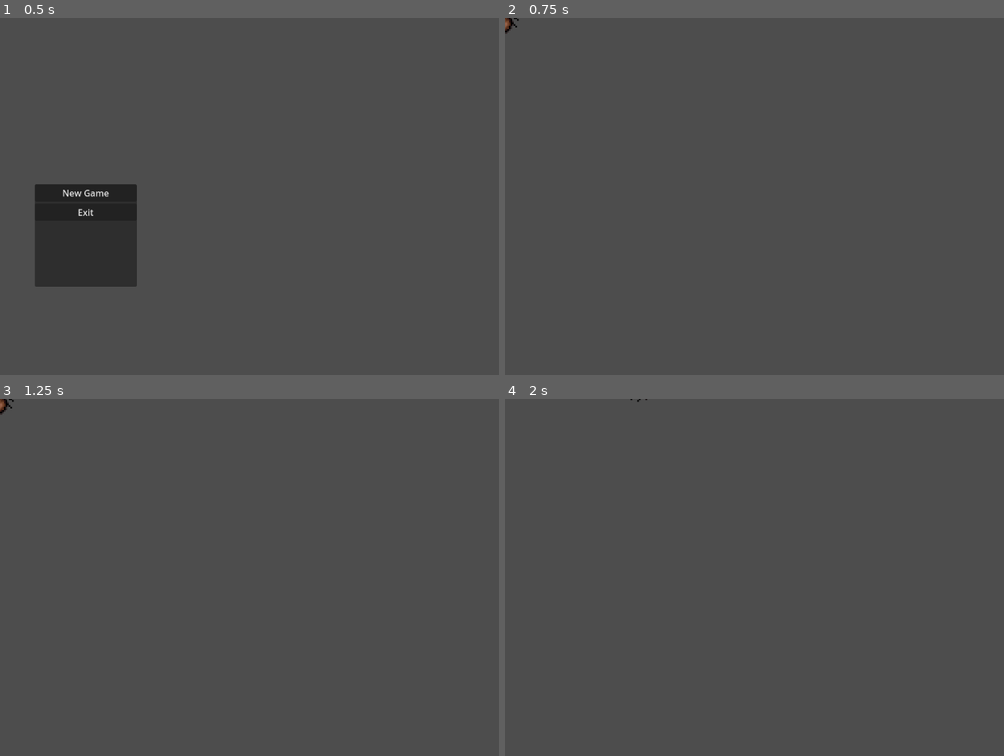
Above: before the commit, frames 1-4 (two rows, left to right).
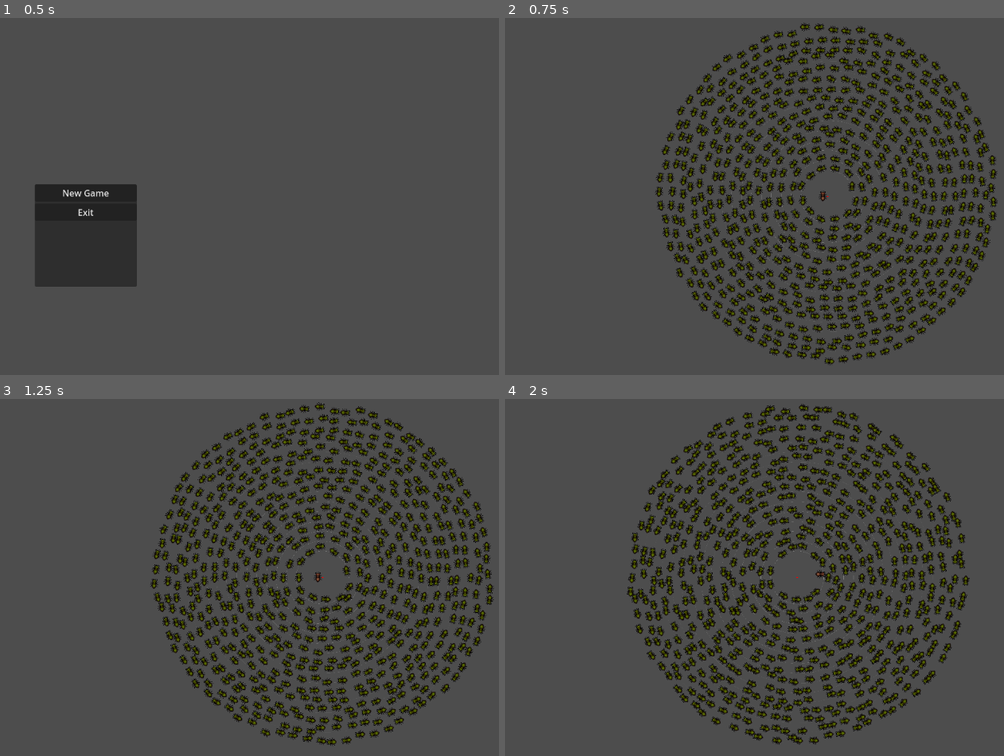
Above: after the commit, the same moments.

Repository: olferuk/gmtk-gamejam-2025
Game: Godot game, scene res://scenes/menus/main_menu.tscn
Same seed, same stepped clock (60 frames per second), same inputs: the game is played once before the commit and once after it.
Inputs:
- Up to frame 1 (0.5 s): no input
- Up to frame 2 (0.75 s): click "New Game" at 0.5 s
- Up to frame 3 (1.25 s): no input
- Up to frame 4 (2 s): hold Right (ui_right) from 1.28 s (still down)

Frame 1 is identical in both runs. In frame 2, 18% of the frame differs, in the area x 0-99%, y 0-98%; in frame 3, 18%, in the area x 0-100%, y 0-98%; in frame 4, 18%.

Commit message:
add ant mill system with circular enemy movement

Diff:
--- a/scenes/game_objects/enemy.tscn
+++ b/scenes/game_objects/enemy.tscn
@@ -1,3 +1,68 @@
-[gd_scene format=3 uid="uid://dv5vu0jlxf873"]
+[gd_scene load_steps=10 format=3 uid="uid://b1nnwiyfy1b5a"]
 
-[node name="Enemy" type="Node2D"]
+[ext_resource type="Texture2D" uid="uid://4f1sq861grep" path="res://vfx/sprite_sheets/Ants.png" id="1_7k104"]
+[ext_resource type="Script" uid="uid://b7dvncg1vquai" path="res://src/enemy.gd" id="2_enemy_script"]
+
+[sub_resource type="AtlasTexture" id="AtlasTexture_3sg7k"]
+atlas = ExtResource("1_7k104")
+region = Rect2(540, 288, 90, 96)
+
+[sub_resource type="AtlasTexture" id="AtlasTexture_mmiis"]
+atlas = ExtResource("1_7k104")
+region = Rect2(630, 288, 90, 96)
+
+[sub_resource type="AtlasTexture" id="AtlasTexture_lwxo6"]
+atlas = ExtResource("1_7k104")
+region = Rect2(540, 288, 90, 96)
+
+[sub_resource type="AtlasTexture" id="AtlasTexture_75w5e"]
+atlas = ExtResource("1_7k104")
+region = Rect2(630, 288, 90, 96)
+
+[sub_resource type="AtlasTexture" id="AtlasTexture_mor4x"]
+atlas = ExtResource("1_7k104")
+region = Rect2(720, 288, 90, 96)
+
+[sub_resource type="SpriteFrames" id="SpriteFrames_pnyev"]
+animations = [{
+"frames": [{
+"duration": 1.0,
+"texture": SubResource("AtlasTexture_3sg7k")
+}, {
+"duration": 1.0,
+"texture": SubResource("AtlasTexture_mmiis")
+}],
+"loop": true,
+"name": &"idle",
+"speed": 3.0
+}, {
+"frames": [{
+"duration": 1.0,
+"texture": SubResource("AtlasTexture_lwxo6")
+}, {
+"duration": 1.0,
+"texture": SubResource("AtlasTexture_75w5e")
+}, {
+"duration": 1.0,
+"texture": SubResource("AtlasTexture_mor4x")
+}],
+"loop": true,
+"name": &"walk",
+"speed": 5.0
+}]
+
+[sub_resource type="CapsuleShape2D" id="CapsuleShape2D_h21u6"]
+radius = 14.0
+height = 56.0
+
+[node name="Enemy" type="CharacterBody2D"]
+script = ExtResource("2_enemy_script")
+
+[node name="AnimatedSprite2D" type="AnimatedSprite2D" parent="."]
+position = Vector2(1, -19)
+sprite_frames = SubResource("SpriteFrames_pnyev")
+animation = &"walk"
+autoplay = "idle"
+
+[node name="CollisionShape2D" type="CollisionShape2D" parent="."]
+shape = SubResource("CapsuleShape2D_h21u6")
--- a/scenes/main.tscn
+++ b/scenes/main.tscn
@@ -1,3 +1,14 @@
-[gd_scene format=3 uid="uid://b6gx4hhc6ifcx"]
+[gd_scene load_steps=3 format=3 uid="uid://b6gx4hhc6ifcx"]
+
+[ext_resource type="Script" uid="uid://dyq87ys8q3u4n" path="res://src/ant_mill.gd" id="1_ant_mill_script"]
+[ext_resource type="PackedScene" uid="uid://choluaobbfxji" path="res://scenes/game_objects/player.tscn" id="2_player_scene"]
 
 [node name="Main" type="Node2D"]
+
+[node name="AntMill" type="Node2D" parent="."]
+script = ExtResource("1_ant_mill_script")
+
+[node name="Player" parent="." instance=ExtResource("2_player_scene")]
+
+[node name="Camera2D" type="Camera2D" parent="Player"]
+zoom = Vector2(0.3, 0.3)
--- /dev/null
+++ b/src/ant_mill.gd
@@ -0,0 +1,87 @@
+extends Node2D
+
+# Ant Mill system - manages concentric circles of ants
+class_name AntMill
+
+@export var enemy_scene: PackedScene
+@export var max_radius: float = 1000.0 # Outer circle radius
+@export var min_radius: float = 160.0 # Inner circle radius
+@export var circle_count: int = 15 # Number of concentric circles
+@export var ants_per_circle: int = 12 # Base number of ants per circle
+
+var center_position: Vector2
+var active_ants: Array[Enemy] = []
+var player_node: CharacterBody2D = null
+
+func _ready():
+	# Set center to (0, 0)
+	center_position = Vector2.ZERO
+
+	# Load enemy scene if not set
+	if not enemy_scene:
+		enemy_scene = preload("res://scenes/game_objects/enemy.tscn")
+
+	# Find player node
+	call_deferred("_find_player")
+
+	# Generate all ants at start
+	generate_all_ants()
+
+func generate_all_ants():
+	var radius_step = (max_radius - min_radius) / float(circle_count - 1)
+
+	for circle_index in range(circle_count):
+		var current_radius = min_radius + (radius_step * circle_index)
+
+		# More ants on outer circles (proportional to circumference)
+		var ants_on_this_circle = int(ants_per_circle * (current_radius / min_radius))
+		ants_on_this_circle = max(ants_on_this_circle, 6) # Minimum 6 ants per circle
+
+		var angle_step = TAU / float(ants_on_this_circle)
+
+		# Random offset for each circle to avoid perfect alignment
+		var circle_offset = randf() * angle_step
+
+		for ant_index in range(ants_on_this_circle):
+			var ant_angle = (ant_index * angle_step) + circle_offset
+			spawn_ant_at_position(current_radius, ant_angle)
+
+func spawn_ant_at_position(radius: float, angle: float):
+	var new_ant = enemy_scene.instantiate() as Enemy
+	add_child(new_ant)
+
+	# Initialize ant with circle parameters
+	new_ant.initialize(center_position, radius, angle)
+
+	# Set player reference for interaction
+	if player_node != null:
+		new_ant.set_player_reference(player_node)
+
+	active_ants.append(new_ant)
+
+func _find_player():
+	# Find player node in parent
+	var main_node = get_parent()
+	if main_node:
+		player_node = main_node.get_node("Player")
+
+		# Update existing ants with player reference
+		for ant in active_ants:
+			if is_instance_valid(ant):
+				ant.set_player_reference(player_node)
+
+func _draw():
+	# Debug visualization (remove in final version)
+	if Engine.is_editor_hint():
+		return
+
+	# Draw concentric circles for reference
+	var radius_step = (max_radius - min_radius) / float(circle_count - 1)
+
+	for i in range(circle_count):
+		var radius = min_radius + (radius_step * i)
+		var alpha = 0.3 - (i * 0.02) # Fade outer circles
+		draw_arc(center_position, radius, 0, TAU, 64, Color(1, 1, 1, alpha), 1.0)
+
+	# Draw center point
+	draw_circle(center_position, 5, Color.RED)
--- /dev/null
+++ b/src/enemy.gd
@@ -0,0 +1,129 @@
+extends CharacterBody2D
+
+# Enemy ant that moves in a circle at fixed radius
+class_name Enemy
+
+@export var base_speed: float = 60.0
+@export var chaos_factor: float = 0.15 # How much randomness to add
+@export var radius_wobble: float = 20.0 # How much radius can vary
+@export var speed_variation: float = 0.3 # Speed randomness
+@export var player_repulsion_strength: float = 50.0 # How much ants avoid player
+@export var player_repulsion_radius: float = 80.0 # Repulsion distance
+
+var animated_sprite: AnimatedSprite2D
+
+var center_position: Vector2
+var angle: float = 0.0
+var base_radius: float = 0.0 # Original radius
+var current_radius: float = 0.0 # Current radius with wobble
+var angular_speed: float = 0.0
+var speed_multiplier: float = 1.0 # Individual speed variation
+var is_active: bool = false
+
+# Chaos variables
+var noise_time: float = 0.0
+var radius_noise_offset: float = 0.0
+var speed_noise_offset: float = 0.0
+
+# Player interaction
+var player_node: CharacterBody2D = null
+
+func initialize(center: Vector2, radius: float, start_angle: float):
+	center_position = center
+	base_radius = radius
+	current_radius = base_radius
+	angle = start_angle
+
+	# Add individual variations
+	speed_multiplier = 1.0 + randf_range(-speed_variation, speed_variation)
+	radius_noise_offset = randf() * 1000.0 # Random offset for noise sampling
+	speed_noise_offset = randf() * 1000.0
+
+	# Calculate angular speed based on radius (outer circles move slower)
+	angular_speed = (base_speed / max(base_radius, 50.0)) * speed_multiplier
+
+	# Position ant on circle with initial wobble
+	_update_radius_wobble(0.0)
+	global_position = center_position + Vector2(
+		cos(angle) * current_radius,
+		sin(angle) * current_radius
+	)
+
+	is_active = true
+
+	# Get animated sprite reference
+	animated_sprite = $AnimatedSprite2D
+	animated_sprite.play("walk")
+
+func _physics_process(delta: float) -> void:
+	if not is_active:
+		return
+
+	noise_time += delta
+
+	# Update radius with wobble and speed variations
+	_update_radius_wobble(delta)
+	_update_speed_variation(delta)
+
+	# Move clockwise around center with current variations
+	angle += angular_speed * speed_multiplier * delta
+
+	# Calculate position on circle with chaos
+	var base_pos = center_position + Vector2(
+		cos(angle) * current_radius,
+		sin(angle) * current_radius
+	)
+
+	# Add small random offset for extra chaos
+	var chaos_offset = Vector2(
+		sin(noise_time * 3.7 + speed_noise_offset) * chaos_factor * 15.0,
+		cos(noise_time * 4.1 + speed_noise_offset) * chaos_factor * 12.0
+	)
+
+	var target_pos = base_pos + chaos_offset
+
+	# Add player repulsion if player exists
+	if player_node != null:
+		var player_repulsion = _calculate_player_repulsion()
+		target_pos += player_repulsion
+
+	# Calculate movement direction (not perfectly tangent for more natural look)
+	var movement_dir = (target_pos - global_position).normalized()
+	var tangent_direction = Vector2(-sin(angle), cos(angle))
+
+	# Blend tangent with actual movement for more natural rotation
+	var final_direction = (tangent_direction * 0.7 + movement_dir * 0.3).normalized()
+	animated_sprite.rotation = final_direction.angle() + PI / 2
+
+	# Move to target position smoothly
+	velocity = (target_pos - global_position) * 8.0
+	move_and_slide()
+
+func _update_radius_wobble(delta: float):
+	# Use sine waves with different frequencies for smooth radius variation
+	var wobble = sin(noise_time * 2.3 + radius_noise_offset) * radius_wobble * 0.5
+	wobble += sin(noise_time * 1.7 + radius_noise_offset + 50.0) * radius_wobble * 0.3
+	current_radius = base_radius + wobble
+
+func _update_speed_variation(delta: float):
+	# Subtle speed changes over time
+	var speed_wobble = sin(noise_time * 1.1 + speed_noise_offset) * 0.2
+	speed_multiplier = 1.0 + randf_range(-speed_variation, speed_variation) * 0.5 + speed_wobble
+
+func set_player_reference(player: CharacterBody2D):
+	player_node = player
+
+func _calculate_player_repulsion() -> Vector2:
+	if player_node == null:
+		return Vector2.ZERO
+
+	var distance_to_player = global_position.distance_to(player_node.global_position)
+
+	if distance_to_player > player_repulsion_radius:
+		return Vector2.ZERO
+
+	# Calculate repulsion force (stronger when closer)
+	var repulsion_direction = (global_position - player_node.global_position).normalized()
+	var repulsion_strength = player_repulsion_strength * (1.0 - distance_to_player / player_repulsion_radius)
+
+	return repulsion_direction * repulsion_strength
--- a/src/main_menu.gd
+++ b/src/main_menu.gd
@@ -1,7 +1,7 @@
 extends Control
 
 func _on_new_game_button_pressed():
-	get_tree().change_scene_to_file("res://scenes/game_objects/player.tscn")
+	get_tree().change_scene_to_file("res://scenes/main.tscn")
 
 func _on_exit_button_pressed():
 	get_tree().quit()
Not shown, added: src/ant_mill.gd.uid
Not shown, added: src/enemy.gd.uid
